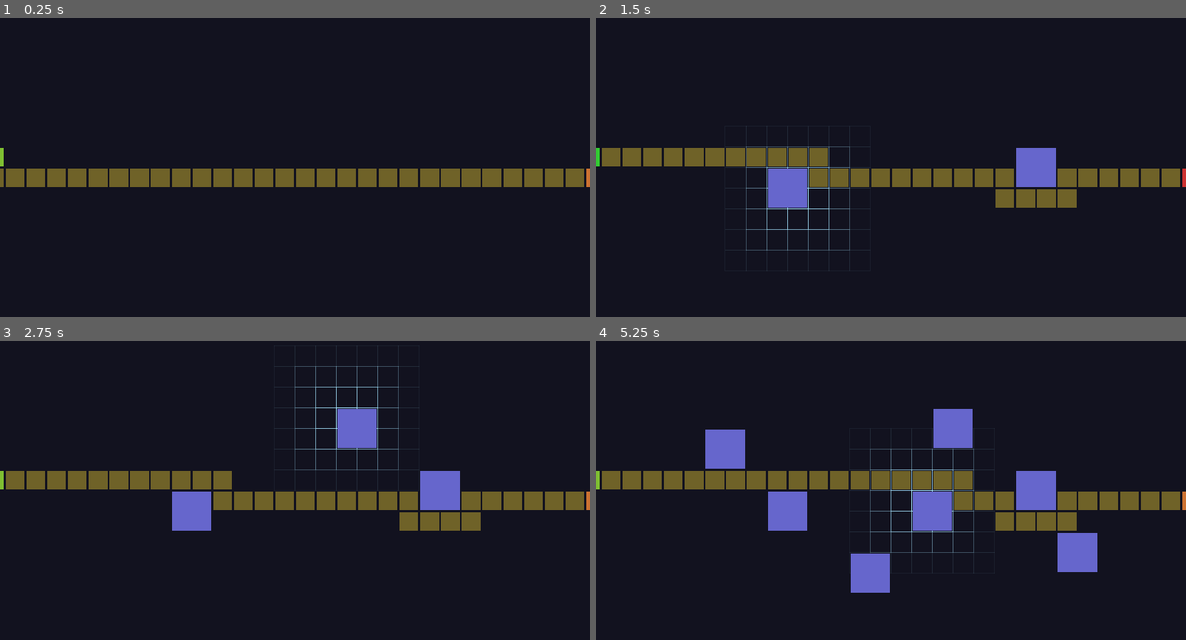
Above: before the commit, frames 1-4 (two rows, left to right).
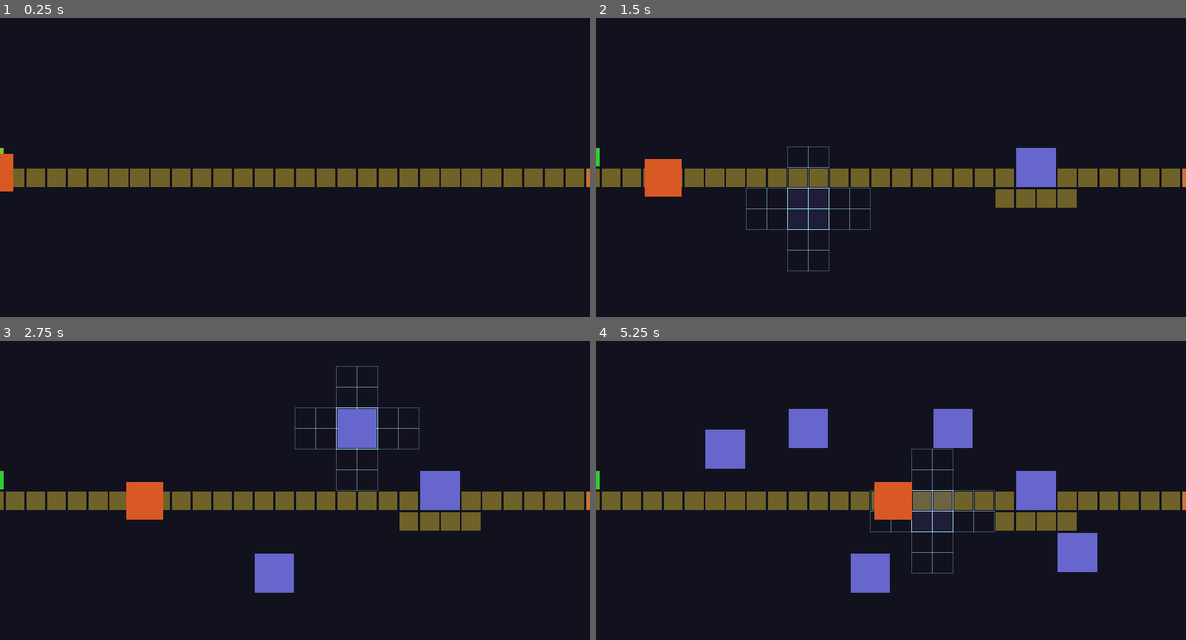
Above: after the commit, the same moments.

Repository: TimGoergen/critter-quitters
Game: Godot game, scene res://Main.tscn
Same seed, same stepped clock (60 frames per second), same inputs: the game is played once before the commit and once after it.
Inputs (mouse positions are in pixels of both pictures, inside the frame that each line leads up to):
- Up to frame 1 (0.25 s): no input
- Up to frame 2 (1.5 s): move the mouse to (1020, 149) at 0.52 s; click (1020, 149) at 0.67 s; drag from (773, 185) to (861, 233) at 1.27 s
- Up to frame 3 (2.75 s): move the mouse to (354, 418) at 2.02 s; click (354, 418) at 2.17 s
- Up to frame 4 (5.25 s): drag from (861, 556) to (714, 439) at 2.77 s; move the mouse to (1068, 541) at 3.52 s; click (1068, 541) at 3.67 s; drag from (714, 439) to (802, 406) at 4.27 s; move the mouse to (920, 490) at 5.02 s; click (920, 490) at 5.17 s

The runs differ from the first frame. In frame 1, 0.3% of the frame differs, in the area x 0-3%, y 45-59%; in frame 2, 6.2%; in frame 3, 6.5%; in frame 4, 9.6%, in the area x 0-68%, y 22-78%.

Commit message:
Phase 1 — enemy spawn, placement drag, 2x2 grid glow
- Fix enemy not spawning on launch: spawn one at ready(), respawn on exit
- Trap placement now commits on mouse-up, not mouse-down; dragging while
  held repositions a near-invisible ghost trap before release
- Grid glow replaced: draws current 2x2 footprint + 4 adjacent 2x2 blocks
  instead of the previous 7x7 radius sweep

Co-Authored-By: Claude Sonnet 4.6 <noreply@anthropic.com>

Diff:
--- a/game/arena/Arena.gd
+++ b/game/arena/Arena.gd
@@ -35,9 +35,6 @@
 const COLOR_PATH      := Color(0.80, 0.70, 0.20, 0.5)   # yellow, semi-transparent
 const COLOR_GRID_GLOW := Color(0.65, 0.90, 1.0)         # cool blue-white for cursor glow
 
-## How many cells outward from the cursor the grid glow extends.
-const GRID_GLOW_RADIUS: int = 3
-
 
 # ---------------------------------------------------------------------------
 # Node references — resolved at scene load via @onready
@@ -72,6 +69,10 @@
 # Grid highlight — a single ImmediateMesh rebuilt each time the hover cell changes.
 var _grid_highlight: MeshInstance3D = null
 var _hover_cell: Vector2i = Vector2i(-1, -1)
+
+# Placement drag state — press starts a drag, release commits the placement.
+var _pressing: bool = false
+var _preview_trap: MeshInstance3D = null
 
 
 # ---------------------------------------------------------------------------
@@ -99,6 +100,11 @@
 	# Trigger the first path calculation now that entrance and exit are set.
 	_pathfinder.recalculate()
 
+	# Phase 1: spawn one enemy immediately so the arena is populated on launch.
+	var initial_path := _pathfinder.get_current_path()
+	if not initial_path.is_empty():
+		_spawn_enemy(initial_path)
+
 
 # ---------------------------------------------------------------------------
 # Input
@@ -110,25 +116,46 @@
 		if cell != _hover_cell:
 			_hover_cell = cell
 			_update_grid_highlight()
-		return
-
-	if not event is InputEventMouseButton or not event.pressed:
+			if _pressing:
+				_update_preview_position(cell)
+		return
+
+	if not event is InputEventMouseButton:
 		return
 
 	var cell := _screen_to_grid(event.position)
-	if not _grid.is_in_bounds(cell):
-		return
 
 	match event.button_index:
 		MOUSE_BUTTON_LEFT:
-			_try_place_trap(cell)
+			if event.pressed:
+				if _grid.is_in_bounds(cell):
+					_start_placement(cell)
+			else:
+				_finish_placement(cell)
 		MOUSE_BUTTON_RIGHT:
-			_try_remove_trap(cell)
+			if event.pressed and _grid.is_in_bounds(cell):
+				_try_remove_trap(cell)
 
 
 # ---------------------------------------------------------------------------
 # Placement logic
 # ---------------------------------------------------------------------------
+
+## Called on mouse/finger down. Spawns an invisible ghost showing where the
+## trap will land. The player can drag before releasing to reposition it.
+func _start_placement(anchor: Vector2i) -> void:
+	_pressing = true
+	_spawn_preview_trap(anchor)
+
+
+## Called on mouse/finger up. Commits the trap at the current hover cell
+## and removes the ghost regardless of whether placement succeeds.
+func _finish_placement(cell: Vector2i) -> void:
+	_pressing = false
+	_clear_preview()
+	if _grid.is_in_bounds(cell):
+		_try_place_trap(cell)
+
 
 func _try_place_trap(anchor: Vector2i) -> void:
 	var cells := _get_trap_cells(anchor)
@@ -242,6 +269,11 @@
 func _on_enemy_reached_exit(enemy: Node3D) -> void:
 	_active_enemies.erase(enemy)
 	# enemy.queue_free() is called inside Enemy.gd — no double-free needed.
+
+	# Phase 1: immediately respawn so the arena stays populated for testing.
+	var current_path := _pathfinder.get_current_path()
+	if not current_path.is_empty():
+		_spawn_enemy(current_path)
 
 
 # ---------------------------------------------------------------------------
@@ -260,37 +292,44 @@
 	add_child(_grid_highlight)
 
 
-## Rebuilds the grid glow mesh around the current hover cell.
-## Each cell within GRID_GLOW_RADIUS has its four edges drawn as line segments.
-## Alpha falls off quadratically so cells further away appear dimmer.
+## Rebuilds the grid glow mesh for the current hover cell.
+## Draws the 2x2 footprint at full brightness, plus the four immediately
+## adjacent 2x2 blocks (north, south, east, west) at reduced alpha —
+## showing where a neighboring trap could be placed next to this one.
 func _update_grid_highlight() -> void:
 	if not _grid.is_in_bounds(_hover_cell):
 		_grid_highlight.mesh = null
 		return
 
-	var im  := ImmediateMesh.new()
-	var hs  := Grid.CELL_SIZE * 0.5
-	var y   := 0.08   # sit above path markers and floor markers
+	var im := ImmediateMesh.new()
+	var hs := Grid.CELL_SIZE * 0.5
+	var y  := 0.08   # sit above path markers and floor markers
 
 	im.surface_begin(Mesh.PRIMITIVE_LINES)
 
-	for dr in range(-GRID_GLOW_RADIUS, GRID_GLOW_RADIUS + 1):
-		for dc in range(-GRID_GLOW_RADIUS, GRID_GLOW_RADIUS + 1):
-			var cell := Vector2i(_hover_cell.x + dc, _hover_cell.y + dr)
+	_draw_2x2_glow(im, _hover_cell, hs, y, 0.90)
+
+	for offset in [Vector2i(0, -2), Vector2i(0, 2), Vector2i(-2, 0), Vector2i(2, 0)]:
+		_draw_2x2_glow(im, _hover_cell + offset, hs, y, 0.30)
+
+	im.surface_end()
+	_grid_highlight.mesh = im
+
+
+## Draws the four cell borders of a 2x2 block as line segments into im.
+## Skips any cell that falls outside the grid boundary.
+func _draw_2x2_glow(im: ImmediateMesh, anchor: Vector2i, hs: float, y: float, alpha: float) -> void:
+	var color := Color(COLOR_GRID_GLOW.r, COLOR_GRID_GLOW.g, COLOR_GRID_GLOW.b, alpha)
+	for dr in range(2):
+		for dc in range(2):
+			var cell := Vector2i(anchor.x + dc, anchor.y + dr)
 			if not _grid.is_in_bounds(cell):
 				continue
-
-			var dist  := maxi(absi(dc), absi(dr))
-			var t     := float(dist) / float(GRID_GLOW_RADIUS + 1)
-			var alpha := pow(1.0 - t, 2.0)
-			var color := Color(COLOR_GRID_GLOW.r, COLOR_GRID_GLOW.g, COLOR_GRID_GLOW.b, alpha)
-
 			var c  := _cell_to_world(cell)
 			var tl := Vector3(c.x - hs, y, c.z - hs)
 			var tr := Vector3(c.x + hs, y, c.z - hs)
 			var bl := Vector3(c.x - hs, y, c.z + hs)
 			var br := Vector3(c.x + hs, y, c.z + hs)
-
 			im.surface_set_color(color); im.surface_add_vertex(tl)
 			im.surface_set_color(color); im.surface_add_vertex(tr)
 			im.surface_set_color(color); im.surface_add_vertex(tr)
@@ -300,8 +339,43 @@
 			im.surface_set_color(color); im.surface_add_vertex(bl)
 			im.surface_set_color(color); im.surface_add_vertex(tl)
 
-	im.surface_end()
-	_grid_highlight.mesh = im
+
+# ---------------------------------------------------------------------------
+# Placement preview
+# ---------------------------------------------------------------------------
+
+## Spawns a nearly transparent ghost trap so the player can see placement
+## position while dragging. Very low alpha keeps the path visible beneath.
+func _spawn_preview_trap(anchor: Vector2i) -> void:
+	_clear_preview()
+	var cells := _get_trap_cells(anchor)
+	if cells.is_empty():
+		return
+	_preview_trap = _make_box_mesh_instance(
+		Vector3(Grid.CELL_SIZE * 1.9, Grid.CELL_SIZE * 0.5, Grid.CELL_SIZE * 1.9),
+		Color(COLOR_TRAP.r, COLOR_TRAP.g, COLOR_TRAP.b, 0.15)
+	)
+	var center := _cell_to_world(anchor) + Vector3(Grid.CELL_SIZE * 0.5, 0.0, Grid.CELL_SIZE * 0.5)
+	_preview_trap.position = center + Vector3(0.0, Grid.CELL_SIZE * 0.25, 0.0)
+	add_child(_preview_trap)
+
+
+## Moves the ghost trap to a new anchor position while the player is dragging.
+func _update_preview_position(anchor: Vector2i) -> void:
+	if _preview_trap == null:
+		return
+	var cells := _get_trap_cells(anchor)
+	if cells.is_empty():
+		return
+	var center := _cell_to_world(anchor) + Vector3(Grid.CELL_SIZE * 0.5, 0.0, Grid.CELL_SIZE * 0.5)
+	_preview_trap.position = center + Vector3(0.0, Grid.CELL_SIZE * 0.25, 0.0)
+
+
+## Removes the ghost trap node.
+func _clear_preview() -> void:
+	if _preview_trap != null:
+		_preview_trap.queue_free()
+		_preview_trap = null
 
 
 # ---------------------------------------------------------------------------
